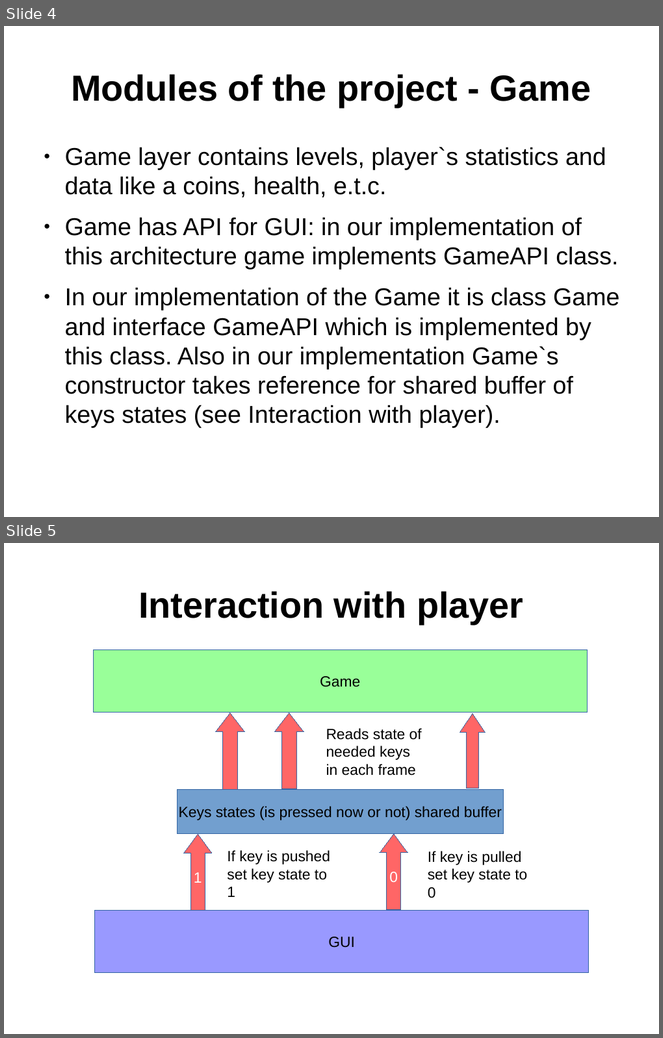
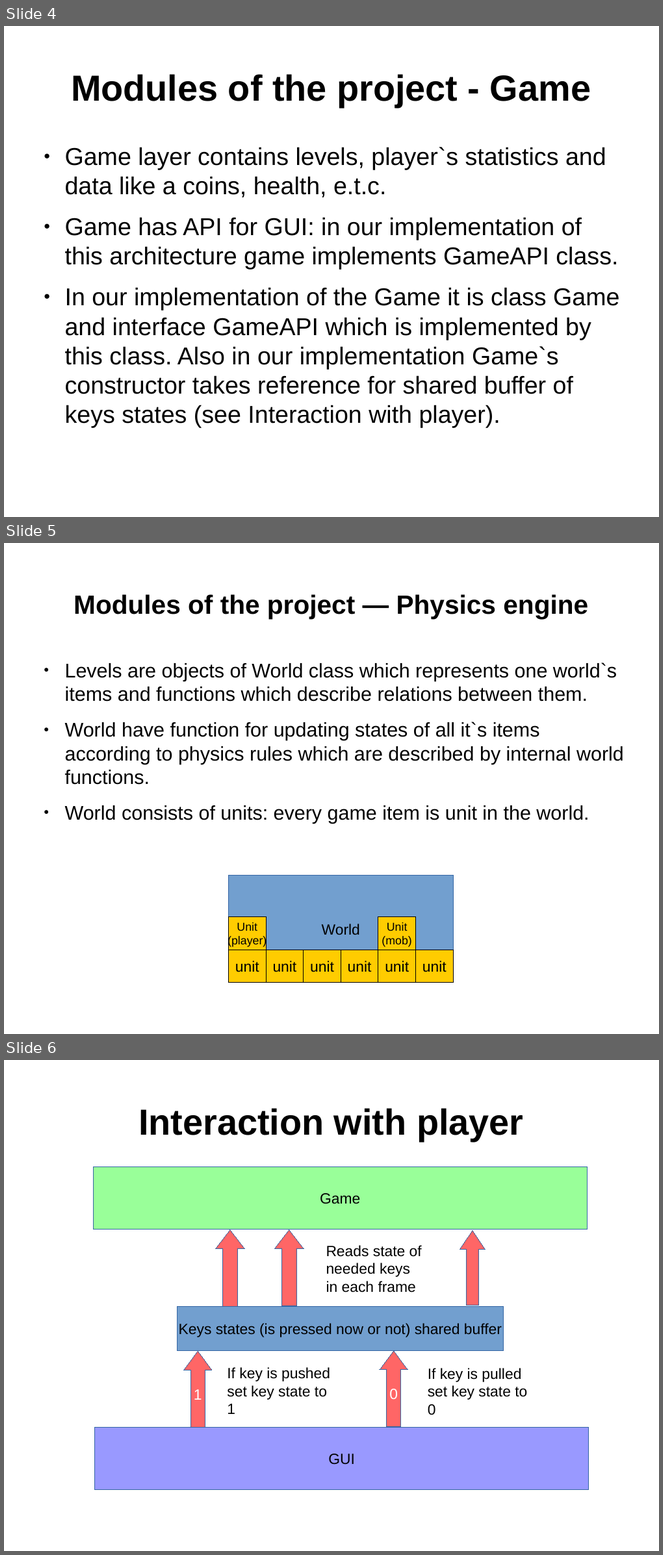
Before and after one commit to Shadasviar/mario, a slide deck: Documentation/Introduction.odp. Shown one above the other, each under a label of ours: slides 4 and 5 before the commit, slides 4, 5 and 6 after it. The pictures are 663x1038 and 663x1555 pixels, drawn with LibreOffice and Linux fonts; fonts in the diff are those of the drawing. Boxes give left, top, right and bottom in pixels: in the first picture for what was removed or moved away, otherwise in the second. Text is boxed around its words. In the diff, an @@ line names an element or a change of style, - is before the commit and + after.

```diff
--- a/Documentation/Introduction.odp
+++ b/Documentation/Introduction.odp
@@ slide 5 added at <box>4,543,659,1034</box>, background #FFFFFF @@
@@ title added at <box>74,594,588,619</box>, 32 pt, text #000000, bold @@
+Modules of the project — Physics engine
@@ text added at <box>65,663,624,824</box>, 24 pt, text #000000 @@
+● Levels are objects of World class which represents one world`s items and functions which describe relations between them.
+● World have function for updating states of all it`s items according to physics rules which are described by internal world functions.
+● World consists of units: every game item is unit in the world.
@@ rectangle added at <box>229,875,454,983</box>, fill #729FCF, outline #3465A4 0 pt, 18 pt, text #000000 @@
+World
@@ rectangle added at <box>229,917,266,951</box>, fill #FFCC00, outline #000000 0 pt, 14 pt, text #000000 @@
+Unit
+(player)
@@ rectangle added at <box>378,917,416,951</box>, fill #FFCC00, outline #000000 0 pt, 14 pt, text #000000 @@
+Unit
+(mob)
@@ rectangle added at <box>229,951,266,983</box>, fill #FFCC00, outline #000000 0 pt, 18 pt, text #000000 @@
+unit
@@ rectangle added at <box>266,951,304,983</box>, fill #FFCC00, outline #000000 0 pt, 18 pt, text #000000 @@
+unit
@@ rectangle added at <box>304,951,341,983</box>, fill #FFCC00, outline #000000 0 pt, 18 pt, text #000000 @@
+unit
@@ rectangle added at <box>341,951,378,983</box>, fill #FFCC00, outline #000000 0 pt, 18 pt, text #000000 @@
+unit
@@ rectangle added at <box>378,951,416,983</box>, fill #FFCC00, outline #000000 0 pt, 18 pt, text #000000 @@
+unit
@@ rectangle added at <box>416,951,454,983</box>, fill #FFCC00, outline #000000 0 pt, 18 pt, text #000000 @@
+unit
@@ what was slide 5 is now slide 6 @@
```
Also in this commit, not shown: 1 other file.
